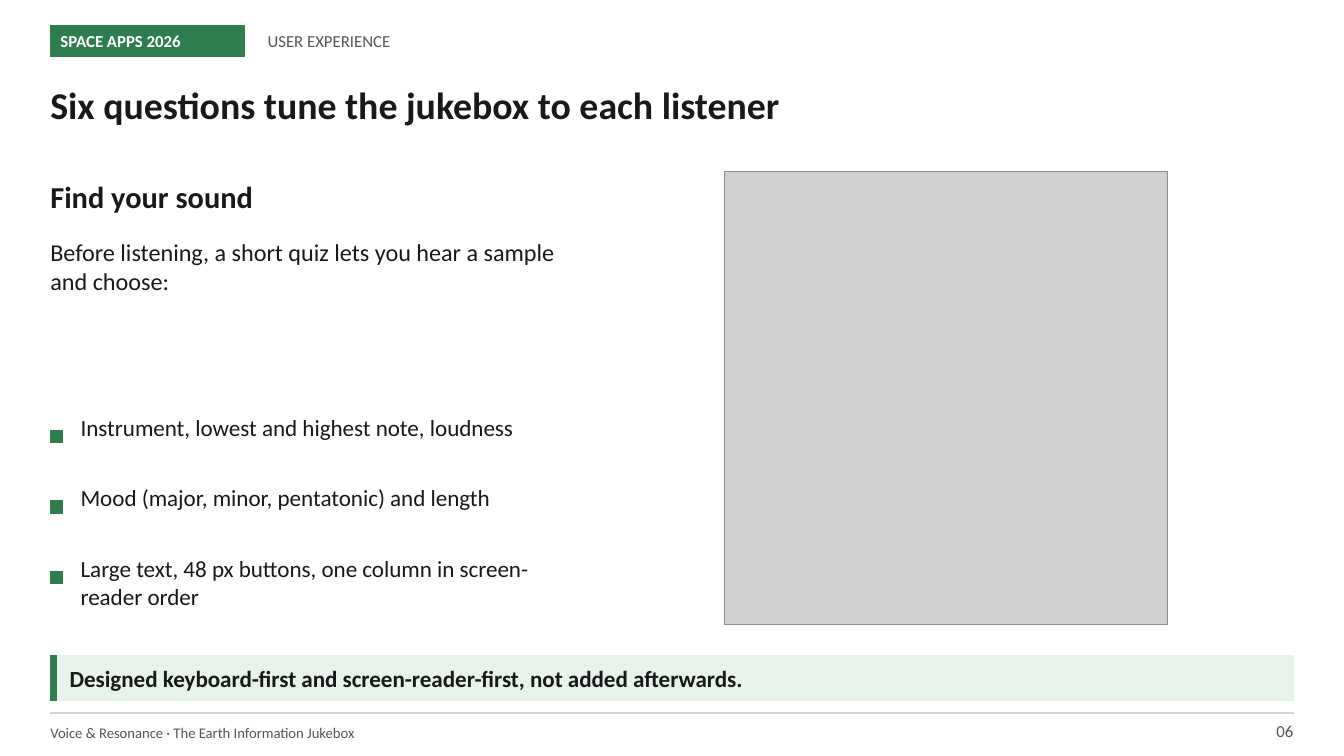
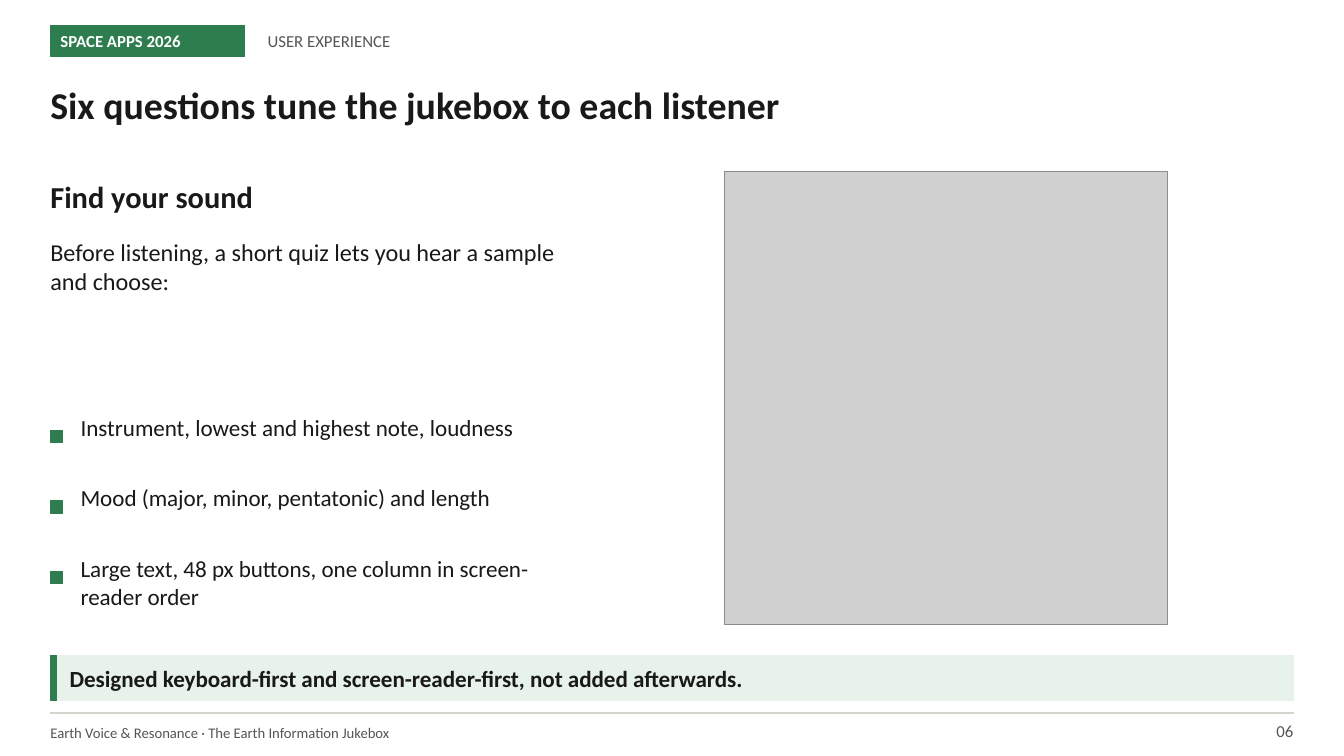
Before and after one commit to 22vania/nasa-challenge, a slide deck: slide 6 of dist/demo.pptx. Drawn at 1344x756 pixels with LibreOffice and Linux fonts; fonts in the diff are those of the drawing; grey boxes stand for pictures. Boxes give left, top, right and bottom in pixels: in the first picture for what was removed or moved away, otherwise in the second. Text is boxed around its words. In the diff, an @@ line names an element or a change of style, - is before the commit and + after.

```diff
--- a/dist/demo.pptx
+++ b/dist/demo.pptx
@@ text at (50, 728, 389, 738): text changed @@
-Voice & Resonance · The Earth Information Jukebox
+Earth Voice & Resonance · The Earth Information Jukebox
```
Also in this commit, not shown: 4 other slides changed, 1 other file.
